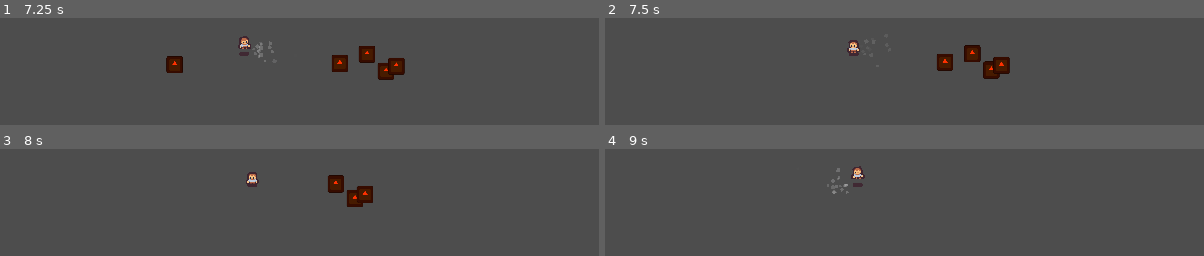
Above: before the commit, frames 1-4 (two rows, left to right).
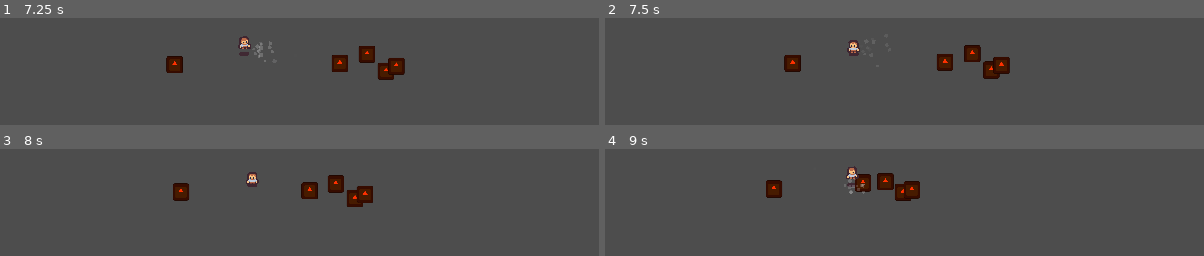
Above: after the commit, the same moments.

Repository: tswic-highdesert/eclipsejam
Game: Godot game, scene res://Levels/wave_testing.tscn
Two runs of this game, one before a commit and one after it. Both use one fixed random seed, a clock stepped at 60 frames per second and the inputs below. The engine's default icon, where the game draws it, is replaced by a stand-in: a white triangle on a blue panel in a dark square.
Inputs (mouse positions are in pixels of both pictures, inside the frame that each line leads up to):
- Up to frame 1 (7.25 s): tap Enter (ui_accept) at 0.5, 0.77, 1.52, 3.02, 3.77, 4.52, 6.02, 6.77 s; move the mouse to (425, 25) at 0.52 s; hold Right (ui_right) 0.53-2.03 s; move the mouse to (89, 70) at 1.27 s; move the mouse to (outside the picture) at 2.02 s; hold Left (ui_left) 2.03-2.78 s; move the mouse to (outside the picture) at 2.77 s; hold Right (ui_right) 2.78-4.28 s; move the mouse to (491, 115) at 3.52 s; move the mouse to (outside the picture) at 4.27 s; hold Left (ui_left) 4.28-5.03 s; move the mouse to (287, 47) at 5.02 s; hold Right (ui_right) 5.03-5.78 s; move the mouse to (outside the picture) at 5.77 s; hold Left (ui_left) from 5.78 s (still down); move the mouse to (425, 25) at 6.52 s
- Up to frame 2 (7.5 s): move the mouse to (694, 70) at 7.27 s; release Left (ui_left) at 7.28 s; hold Right (ui_right) from 7.28 s (still down)
- Up to frame 3 (8 s): keep holding Right (ui_right); tap Enter (ui_accept) at 7.52 s
- Up to frame 4 (9 s): keep holding Right (ui_right); move the mouse to (outside the picture) at 8.02 s; move the mouse to (outside the picture) at 8.77 s

Frame 1 is identical in both runs. In frame 2, 0.4% of the frame differs, in the area x 29-33%, y 34-51%; in frame 3, 0.9%; in frame 4, 2.5%, in the area x 26-53%, y 15-49%.

Commit message:
Player Aiming

Diff:
--- a/eclipseJam/Enemies/ParentEnemy.gd
+++ b/eclipseJam/Enemies/ParentEnemy.gd
@@ -27,7 +27,6 @@
 
 func _on_aggro_radius_body_entered(body):
 	currentSpeed = aggroSpeed
-	_on_enemy_destroyed()
 
 func _on_enemy_destroyed():
 	emit_signal("enemy_destroyed")
--- a/eclipseJam/Enemies/ghost.tscn
+++ b/eclipseJam/Enemies/ghost.tscn
@@ -4,7 +4,6 @@
 
 [node name="Ghost" instance=ExtResource("1_4vc4x")]
 scale = Vector2(0.367, 0.383)
-normalSpeed = 35
 
 [node name="Sprite2D" parent="." index="0"]
 modulate = Color(1, 0.192157, 0, 1)
--- a/eclipseJam/Enemies/harpee.tscn
+++ b/eclipseJam/Enemies/harpee.tscn
@@ -5,4 +5,3 @@
 
 [node name="Harpee" instance=ExtResource("1_hj3sd")]
 script = ExtResource("2_qk8p5")
-normalSpeed = 35
--- a/eclipseJam/Player/player.tscn
+++ b/eclipseJam/Player/player.tscn
@@ -357,11 +357,5 @@
 [node name="GroundMarker" type="Marker2D" parent="."]
 position = Vector2(0, 7.95)
 
-[node name="RayCastContainer" type="Node2D" parent="."]
-
-[node name="RayCast2D" type="RayCast2D" parent="RayCastContainer"]
-enabled = false
-target_position = Vector2(1, 50)
-
-[node name="Marker2D" type="Marker2D" parent="RayCastContainer/RayCast2D"]
-position = Vector2(0, 49)
+[node name="RayCast2D" type="RayCast2D" parent="."]
+rotation = -1.5708
--- a/eclipseJam/Player/player_controller.gd
+++ b/eclipseJam/Player/player_controller.gd
@@ -6,20 +6,12 @@
 
 @export var speed = 1
 @export var friction = 0.02
-
-
 @onready var anim_player = $AnimationPlayer
 @onready var sprite = $Player
 
-var scale_speed = 9
-
-#var raycast_container: Node2D
-#var raycast: RayCast2D
 
 func _ready():
 	Global.player = self
-	#raycast_container = get_node("RayCastContainer")
-	#raycast = raycast_container.get_node("RayCast2D")
 
 func _physics_process(delta):
 
@@ -27,6 +19,7 @@
 	calc_movement(delta)
 	move_and_collide(velocity)
 	calc_anims()
+	look_rotation()
 
 
 func calc_movement(delta):
@@ -53,17 +46,11 @@
 	else:
 		$Player.set_flip_h(false)
 
-
 func spawn_ground_effects():
 	Global.instance_scene_on_main(DUST, $GroundMarker.global_position)
 	SoundFX.play("grass_step")
 
-#func _process(delta):
-	#if raycast:
-		#var mouse_position = get_viewport().get_mouse_position()
-		#var local_mouse_position = raycast_container.to_local(mouse_position)
-		#var aimdirection = (local_mouse_position - raycast_container.global_position).normalized()
-		#var rotation_angle = atan2(aimdirection.y, aimdirection.x)
-		#raycast_container.rotation_degrees = rad_to_deg(rotation_angle)
-	#else:
-		#print("RayCast2D not found. Check the variable assignment in the script.")
+func look_rotation():
+	#Gets the mouse location and sets the muzzle rotation to match
+	var look_vector = get_global_mouse_position() - global_position
+	$RayCast2D.global_rotation = atan2(look_vector.y, look_vector.x) - PI/2
